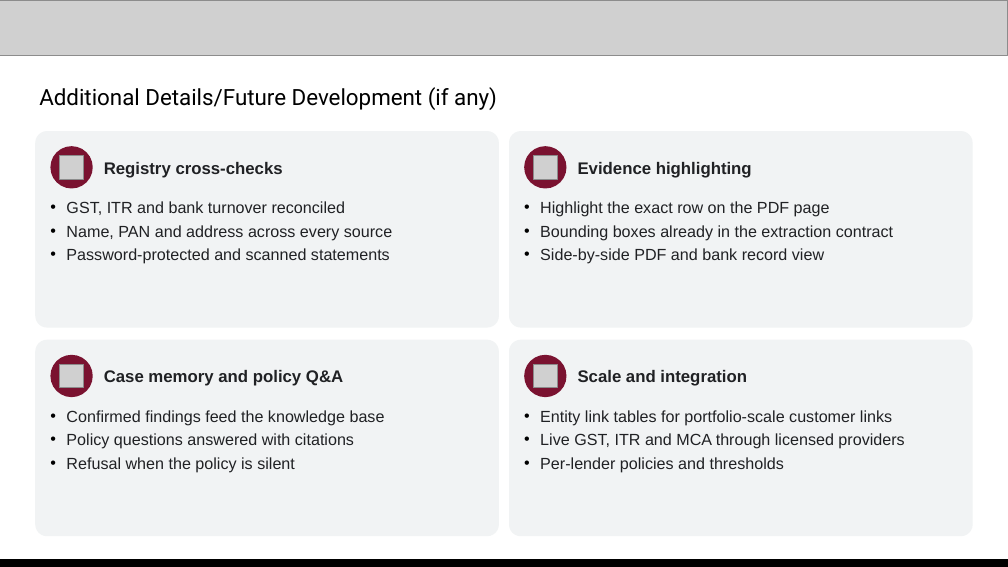
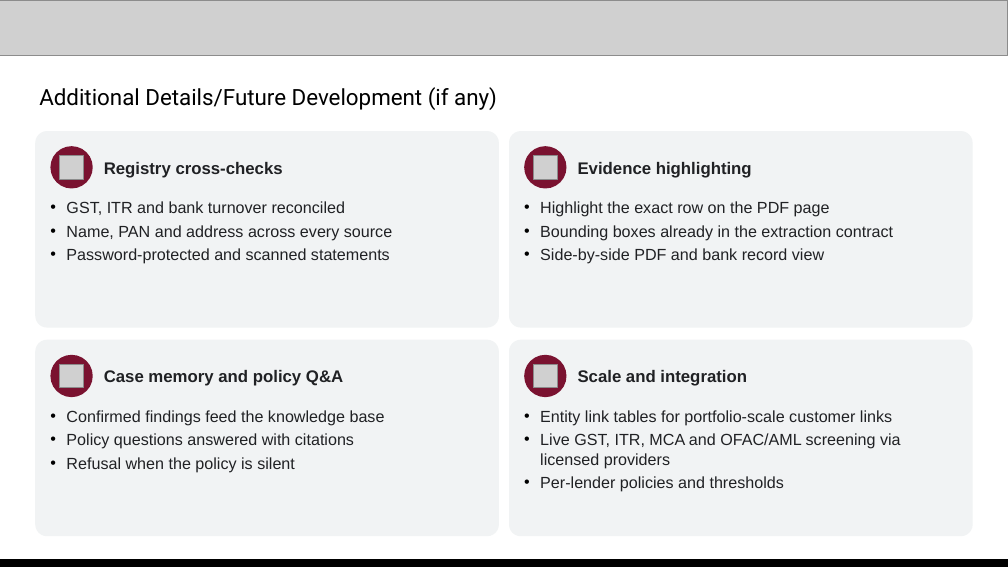
Before and after one commit to abhinavmukwane/FinRiskLensAI-RAG-V2, a slide deck: slide 18 of Doc/FinRiskLens_AI_Builder_Cup_2026.pptx (slide 13 before the commit). Drawn at 1008x567 pixels with LibreOffice and Linux fonts; fonts in the diff are those of the drawing; grey boxes stand for pictures. Boxes give left, top, right and bottom in pixels: in the first picture for what was removed or moved away, otherwise in the second. Text is boxed around its words. In the diff, an @@ line names an element or a change of style, - is before the commit and + after.

```diff
--- a/Doc/FinRiskLens_AI_Builder_Cup_2026.pptx
+++ b/Doc/FinRiskLens_AI_Builder_Cup_2026.pptx
@@ text at [540,433,901,469]: text changed @@
-• Live GST, ITR and MCA through licensed providers
+• Live GST, ITR, MCA and OFAC/AML screening via licensed providers
```
Also in this commit, not shown: 7 other slides changed, 5 slides added, 2 other files.
